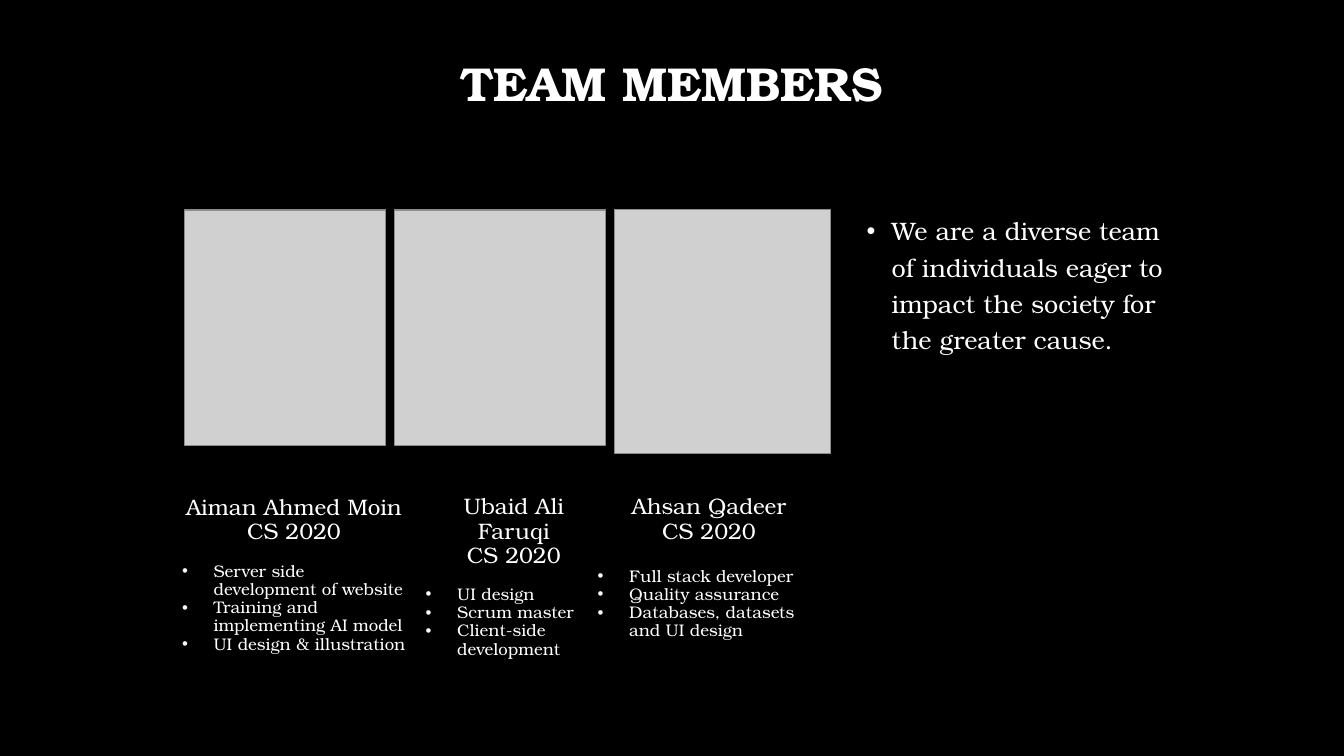
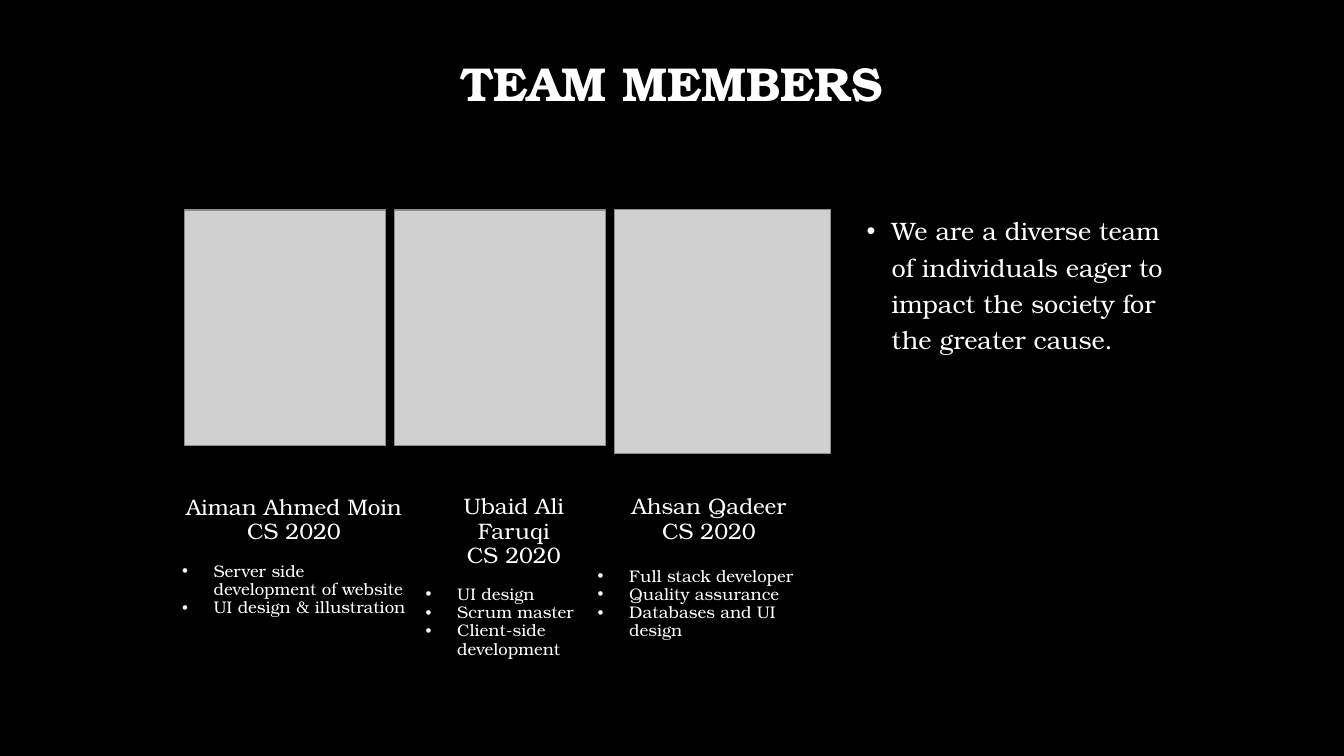
Before and after one commit to aimanahmedmoin1997/FinalYearProject, a slide deck: slide 2 of Kaavish Evaluation I/Evaluation I.pptx. Drawn at 1344x756 pixels with LibreOffice and Linux fonts; fonts in the diff are those of the drawing; grey boxes stand for pictures; background and template pictures are left out. Boxes give left, top, right and bottom in pixels: in the first picture for what was removed or moved away, otherwise in the second. Text is boxed around its words. In the diff, an @@ line names an element or a change of style, - is before the commit and + after.

```diff
--- a/Kaavish Evaluation I/Evaluation I.pptx
+++ b/Kaavish Evaluation I/Evaluation I.pptx
@@ text at [214,598,402,635]: paragraph removed @@
-• Training and implementing AI model
@@ text at [629,603,776,640]: text changed @@
-• Databases, datasets and UI design
+• Databases and UI design
```
Also in this commit, not shown: 5 other slides changed, 1 slide added, 1 slide removed.
